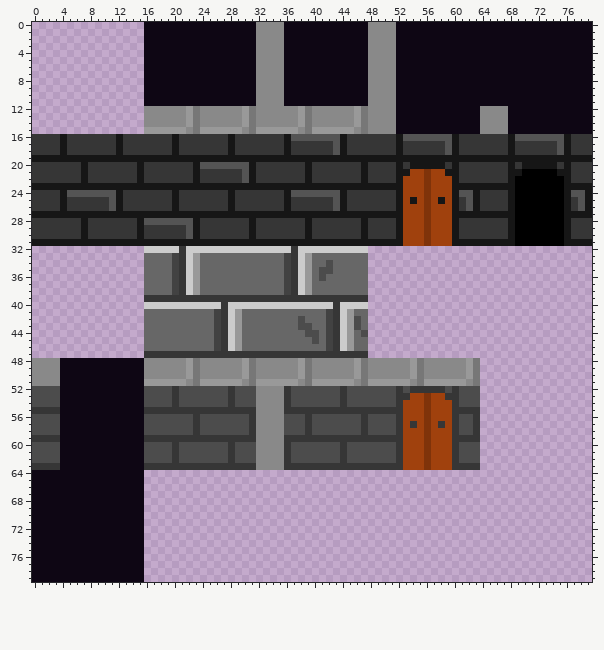
One commit to this sprite sheet: sprites/spr_d_wall_tiles/4c2cfd41-5a29-407b-b84f-f3d5e18f1cbe.png. Above: the version before the commit.
The file is 80x80 pixels. Colours within 5 levels of each other are drawn and written as one.
After:
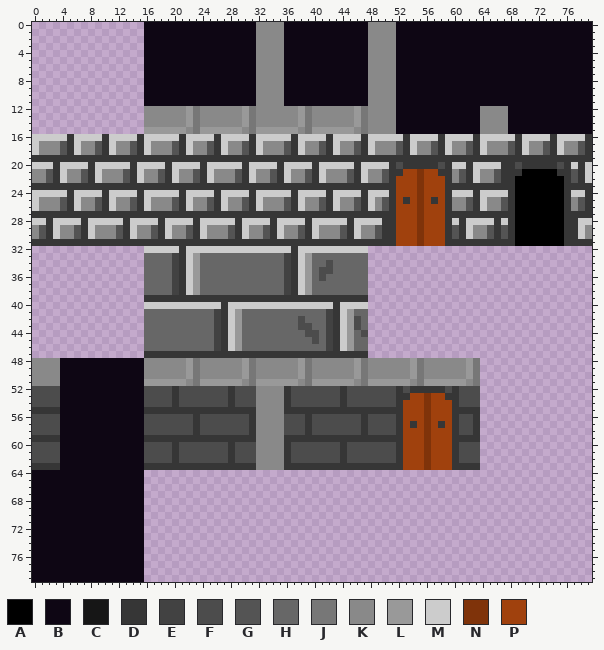
Palette (. is transparent): A #000000  B #0e0614  C #161616  D #363636  E #424242  F #4c4c4c  G #545454  H #676767  J #777777  K #898989  L #999999  M #cccccc  N #7f330a  P #a0410d
Difference:
Changed rows in their new state; - is an unchanged pixel.
first column x 0:
16 MMMMM-MMMM-MMMM-MMMMM-MMMM-MMMM-MMMMMDMMMMDMMMM-MMMMMDMMMMDMMMM-MMMMMDMMMMDMMMM-
17 MKKKG-MKKG-MKKG-MKKKG-MKKG-MKKG-MKKKG-MKKG-MKKG-MKKKG-MKKG-MKKG-MKKKG-MKKG-MKKG-
18 MKKKG-MKKG-MKKG-MKKKG-MKKG-MKKG-MKKKG-MKKG-MKKG-MKKKG-MKKG-MKKG-MKKKG-MKKG-MKKG-
19 DDDDDDDDDDDDDDDDDDDDDDDDDDDDDDDDDDDDDDDDDDDDDDDDDDDDDDDDDDDDDDDDDDDDDDDDDDDDDDDD
20 MMM-MMMM-MMMMM-MMMM-MMMMDMMMMMDMMMM-MMMM-MMMMM-MMMM-F-DDDDF-MM-MMMM-DFDDDDDFDM-M
21 KKG-MKKG-MKKKG-MKKG-MKKG-MKKKGDMKKG-MKKG-MKKKG-MKKG-DP-NP-DDKG-MKKG-DD-----DDG-M
22 KKG-MKKG-MKKKG-MKKG-MKKG-MKKKGDMKKG-MKKG-MKKKG-MKKG-P--NP--DKG-MKKG-D-------DG-M
23 DDDDDDDDDDDDDDDDDDDDDDDDDDDDDDDDDDDDDDDDDDDDDDDDDDDDP--NP--DDDDDDDDDD-------DDDD
24 MMMMMDMMMMDMMMM-MMMMM-MMMM-MMMM-MMMMMDMMMMDMMMM-MMM-P--NP--DMMMDMMMMD-------DMMD
25 MKKKG-MKKG-MKKG-MKKKG-MKKG-MKKG-MKKKG-MKKG-MKKG-MKG-PDPNPDPDKK-DMKKGD-------DK-D
26 MKKKG-MKKG-MKKG-MKKKG-MKKG-MKKG-MKKKG-MKKG-MKKG-MKG-P--NP--DKK-DMKKGD-------DK-D
27 DDDDDDDDDDDDDDDDDDDDDDDDDDDDDDDDDDDDDDDDDDDDDDDDDDDDP--NP--DDDDDDDDDD-------DDDD
28 MM-MMMMDMMMMM-MMMMDMMMMDMMMMM-MMMM-MMMMDMMMMM-MMMM--P--NP--DM-MMMM-MD-------D-MM
29 KG-MKKGDMKKKG-MKKG-MKK-DMKKKG-MKKG-MKKGDMKKKG-MKKG--P--NP--DG-MKKG-GD-------D-MK
30 KG-MKKGDMKKKG-MKKG-MKK-DMKKKG-MKKG-MKKGDMKKKG-MKKG--P--NP--DG-MKKG-GD-------D-MK
31 DDDDDDDDDDDDDDDDDDDDDDDDDDDDDDDDDDDDDDDDDDDDDDDDDDDDP--NP--DDDDDDDDDD-------DDDD
